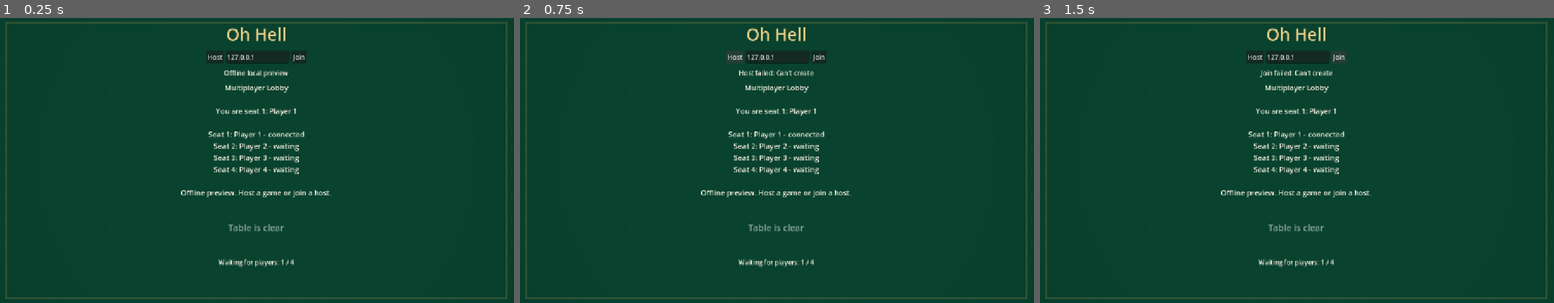
Above: before the commit, frames 1-3 (left to right).
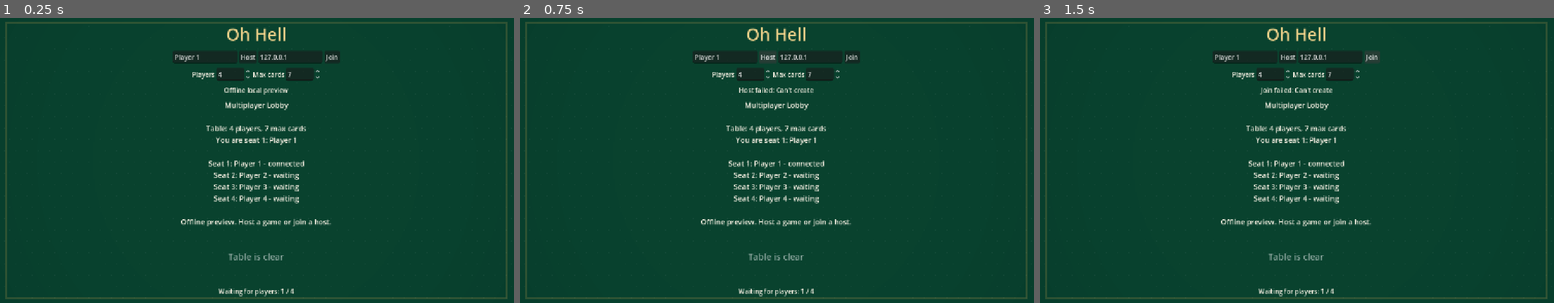
Above: after the commit, the same moments.

Repository: JordanOakFox/oh-hell-godot
Game: Godot game, scene res://scenes/main.tscn
The game is run twice, just before and just after one commit, with the same random seed, the same clock (stepped at 60 frames per second) and the same inputs.
Inputs:
- Up to frame 1 (0.25 s): no input
- Up to frame 2 (0.75 s): click "Host" at 0.5 s
- Up to frame 3 (1.5 s): click "Join" at 1.25 s

The runs differ from the first frame. In frame 1, 5.2% of the frame differs, in the area x 33-67%, y 11-98%; in frame 2, 5.3%; in frame 3, 5.3%.

Commit message:
Add configurable multiplayer lobby

Diff:
--- a/scripts/main.gd
+++ b/scripts/main.gd
@@ -2,7 +2,7 @@
 
 const STARTING_NAMES := ["Player 1", "Player 2", "Player 3", "Player 4"]
 const DEFAULT_MAX_CARDS := 7
-const TARGET_PLAYERS := 4
+const DEFAULT_PLAYERS := 4
 
 const CardButtonScript := preload("res://scripts/card_button.gd")
 const FeltBackgroundScript := preload("res://scripts/felt_background.gd")
@@ -11,7 +11,10 @@
 var view_state: Dictionary = {}
 var local_hand: Array = []
 var my_seat := 0
-var seat_peers: Array = [1, 0, 0, 0]
+var seat_peers: Array = []
+var lobby_player_count := DEFAULT_PLAYERS
+var lobby_max_cards := DEFAULT_MAX_CARDS
+var local_player_name := "Player 1"
 var rng := RandomNumberGenerator.new()
 
 var status_label: Label
@@ -20,6 +23,9 @@
 var hand_box: HBoxContainer
 var action_box: HBoxContainer
 var address_input: LineEdit
+var name_input: LineEdit
+var player_count_spin: SpinBox
+var max_cards_spin: SpinBox
 
 func _ready() -> void:
 	rng.randomize()
@@ -27,6 +33,8 @@
 	Net.connection_changed.connect(_set_status)
 	multiplayer.peer_connected.connect(_on_peer_connected)
 	multiplayer.peer_disconnected.connect(_on_peer_disconnected)
+	multiplayer.connected_to_server.connect(_on_connected_to_server)
+	multiplayer.connection_failed.connect(_on_connection_failed)
 	_create_offline_lobby()
 	_apply_command_line_mode()
 
@@ -55,6 +63,13 @@
 	net_row.alignment = BoxContainer.ALIGNMENT_CENTER
 	root.add_child(net_row)
 
+	name_input = LineEdit.new()
+	name_input.text = local_player_name
+	name_input.placeholder_text = "Your name"
+	name_input.custom_minimum_size = Vector2(160, 0)
+	name_input.text_changed.connect(_on_name_changed)
+	net_row.add_child(name_input)
+
 	var host_button := Button.new()
 	host_button.text = "Host"
 	host_button.pressed.connect(_on_host_pressed)
@@ -70,6 +85,38 @@
 	join_button.text = "Join"
 	join_button.pressed.connect(_on_join_pressed)
 	net_row.add_child(join_button)
+
+	var settings_row := HBoxContainer.new()
+	settings_row.alignment = BoxContainer.ALIGNMENT_CENTER
+	root.add_child(settings_row)
+
+	var players_label := Label.new()
+	players_label.text = "Players"
+	players_label.add_theme_color_override("font_color", Color("#f7f1e3"))
+	settings_row.add_child(players_label)
+
+	player_count_spin = SpinBox.new()
+	player_count_spin.min_value = 3
+	player_count_spin.max_value = 10
+	player_count_spin.step = 1
+	player_count_spin.value = lobby_player_count
+	player_count_spin.custom_minimum_size = Vector2(72, 0)
+	player_count_spin.value_changed.connect(_on_player_count_changed)
+	settings_row.add_child(player_count_spin)
+
+	var cards_label := Label.new()
+	cards_label.text = "Max cards"
+	cards_label.add_theme_color_override("font_color", Color("#f7f1e3"))
+	settings_row.add_child(cards_label)
+
+	max_cards_spin = SpinBox.new()
+	max_cards_spin.min_value = 1
+	max_cards_spin.max_value = GameRules.max_allowed_cards(lobby_player_count)
+	max_cards_spin.step = 1
+	max_cards_spin.value = lobby_max_cards
+	max_cards_spin.custom_minimum_size = Vector2(72, 0)
+	max_cards_spin.value_changed.connect(_on_max_cards_changed)
+	settings_row.add_child(max_cards_spin)
 
 	status_label = Label.new()
 	status_label.text = "Offline local preview"
@@ -102,15 +149,17 @@
 	root.add_child(hand_box)
 
 func _on_host_pressed() -> void:
+	_read_lobby_inputs()
 	var err := Net.host()
 	if err != OK:
 		_set_status("Host failed: %s" % error_string(err))
 		return
 	my_seat = 0
-	seat_peers = [1, 0, 0, 0]
+	seat_peers = _new_seat_peers(lobby_player_count)
 	_create_lobby("Hosting. Waiting for players...")
 
 func _on_join_pressed() -> void:
+	_read_lobby_inputs()
 	var address := address_input.text.strip_edges()
 	if address.is_empty():
 		address = "127.0.0.1"
@@ -129,45 +178,48 @@
 
 func _create_offline_lobby() -> void:
 	my_seat = 0
-	seat_peers = [1, 0, 0, 0]
+	seat_peers = _new_seat_peers(lobby_player_count)
 	_create_lobby("Offline preview. Host a game or join a host.")
 
 func _create_client_waiting_view() -> void:
 	view_state = {
 		"phase": "connecting",
-		"names": STARTING_NAMES,
-		"num_players": TARGET_PLAYERS,
+		"names": _default_names(lobby_player_count),
+		"num_players": lobby_player_count,
 		"sequence": [DEFAULT_MAX_CARDS],
 		"round_index": 0,
-		"dealer": TARGET_PLAYERS - 1,
-		"scores": [0, 0, 0, 0],
-		"bids": [null, null, null, null],
-		"bid_submitted": [false, false, false, false],
-		"tricks_won": [0, 0, 0, 0],
+		"dealer": lobby_player_count - 1,
+		"scores": _filled_array(lobby_player_count, 0),
+		"bids": _filled_array(lobby_player_count, null),
+		"bid_submitted": _filled_array(lobby_player_count, false),
+		"tricks_won": _filled_array(lobby_player_count, 0),
 		"trump": "",
 		"trick": [],
 		"led_suit": null,
 		"leader": 0,
 		"active_player": -1,
-		"connected": [false, false, false, false],
+		"connected": _filled_array(lobby_player_count, false),
 		"message": "Connecting to host...",
 	}
 	local_hand = []
 	_render()
 
 func _create_lobby(message: String) -> void:
+	var names := _default_names(lobby_player_count)
+	names[0] = local_player_name
 	state = {
 		"phase": "lobby",
-		"names": STARTING_NAMES,
-		"num_players": TARGET_PLAYERS,
-		"sequence": GameRules.down_up_sequence(DEFAULT_MAX_CARDS),
+		"names": names,
+		"num_players": lobby_player_count,
+		"max_cards": lobby_max_cards,
+		"sequence": GameRules.down_up_sequence(lobby_max_cards),
 		"round_index": 0,
-		"dealer": TARGET_PLAYERS - 1,
-		"scores": [0, 0, 0, 0],
-		"hands": [[], [], [], []],
-		"bids": [null, null, null, null],
-		"bid_submitted": [false, false, false, false],
-		"tricks_won": [0, 0, 0, 0],
+		"dealer": lobby_player_count - 1,
+		"scores": _filled_array(lobby_player_count, 0),
+		"hands": _empty_hands(lobby_player_count),
+		"bids": _filled_array(lobby_player_count, null),
+		"bid_submitted": _filled_array(lobby_player_count, false),
+		"tricks_won": _filled_array(lobby_player_count, 0),
 		"trump": "",
 		"trick": [],
 		"led_suit": null,
@@ -186,6 +238,7 @@
 		"phase": "bidding",
 		"names": names,
 		"num_players": names.size(),
+		"max_cards": max_cards,
 		"sequence": GameRules.down_up_sequence(max_cards),
 		"round_index": 0,
 		"dealer": names.size() - 1,
@@ -310,6 +363,7 @@
 
 func _render_lobby() -> void:
 	var text := "Multiplayer Lobby\n\n"
+	text += "Table: %d players, %d max cards\n" % [view_state["num_players"], view_state["max_cards"]]
 	text += "You are seat %d: %s\n\n" % [my_seat + 1, view_state["names"][my_seat]]
 	for i in range(view_state["num_players"]):
 		var status := "connected" if view_state["connected"][i] else "waiting"
@@ -407,6 +461,37 @@
 			count += 1
 	return count
 
+func _read_lobby_inputs() -> void:
+	local_player_name = name_input.text.strip_edges()
+	if local_player_name.is_empty():
+		local_player_name = "Player 1"
+	lobby_player_count = int(player_count_spin.value)
+	lobby_max_cards = int(max_cards_spin.value)
+	lobby_max_cards = clampi(lobby_max_cards, 1, GameRules.max_allowed_cards(lobby_player_count))
+
+func _on_name_changed(new_text: String) -> void:
+	local_player_name = new_text.strip_edges()
+	if local_player_name.is_empty():
+		local_player_name = "Player 1"
+	if multiplayer.multiplayer_peer and multiplayer.is_server() and state.get("phase", "") == "lobby":
+		state["names"][0] = local_player_name
+		_publish_state()
+
+func _on_player_count_changed(value: float) -> void:
+	lobby_player_count = int(value)
+	var allowed := GameRules.max_allowed_cards(lobby_player_count)
+	max_cards_spin.max_value = allowed
+	if max_cards_spin.value > allowed:
+		max_cards_spin.value = allowed
+	lobby_max_cards = int(max_cards_spin.value)
+	if not multiplayer.multiplayer_peer:
+		_create_offline_lobby()
+
+func _on_max_cards_changed(value: float) -> void:
+	lobby_max_cards = int(value)
+	if not multiplayer.multiplayer_peer:
+		_create_offline_lobby()
+
 func _on_bid_button_pressed(button: Button) -> void:
 	_submit_bid(int(button.get_meta("bid")))
 
@@ -554,6 +639,29 @@
 		return 0
 	return seat_peers.find(peer_id)
 
+func _on_connected_to_server() -> void:
+	_server_register_name.rpc_id(1, local_player_name)
+
+func _on_connection_failed() -> void:
+	_create_client_waiting_view()
+	view_state["message"] = "Connection failed."
+	_render()
+
+@rpc("any_peer", "reliable")
+func _server_register_name(player_name: String) -> void:
+	if not multiplayer.is_server():
+		return
+	var peer_id := multiplayer.get_remote_sender_id()
+	var seat := _seat_for_peer(peer_id)
+	if seat < 0 or seat >= state["num_players"]:
+		return
+	var clean_name := player_name.strip_edges()
+	if clean_name.is_empty():
+		clean_name = "Player %d" % [seat + 1]
+	state["names"][seat] = clean_name.substr(0, 18)
+	state["message"] = "%s joined seat %d." % [state["names"][seat], seat + 1]
+	_publish_state()
+
 func _on_peer_connected(peer_id: int) -> void:
 	if not multiplayer.is_server():
 		return
@@ -567,7 +675,7 @@
 	if _connected_count() == state["num_players"] and state["phase"] == "lobby":
 		await get_tree().create_timer(0.5).timeout
 		if state["phase"] == "lobby" and _connected_count() == state["num_players"]:
-			_start_match(STARTING_NAMES, DEFAULT_MAX_CARDS)
+			_start_match(state["names"].duplicate(true), state["max_cards"])
 
 func _on_peer_disconnected(peer_id: int) -> void:
 	if not multiplayer.is_server():
@@ -585,6 +693,33 @@
 		if int(seat_peers[seat]) == 0:
 			return seat
 	return -1
+
+func _new_seat_peers(count: int) -> Array:
+	var peers: Array = []
+	for seat in range(count):
+		peers.append(1 if seat == 0 else 0)
+	return peers
+
+func _default_names(count: int) -> Array:
+	var names: Array = []
+	for i in range(count):
+		if i < STARTING_NAMES.size():
+			names.append(STARTING_NAMES[i])
+		else:
+			names.append("Player %d" % [i + 1])
+	return names
+
+func _filled_array(count: int, value) -> Array:
+	var values: Array = []
+	for _i in range(count):
+		values.append(value)
+	return values
+
+func _empty_hands(count: int) -> Array:
+	var hands: Array = []
+	for _i in range(count):
+		hands.append([])
+	return hands
 
 func _connected_seats() -> Array:
 	var connected := []
